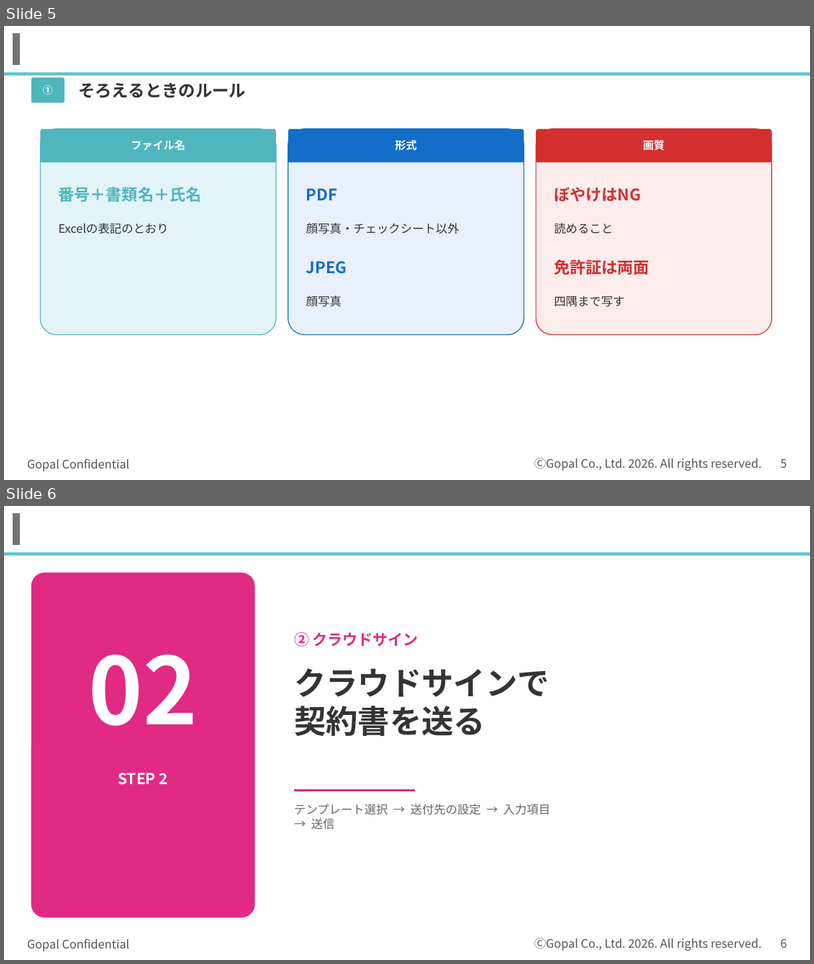
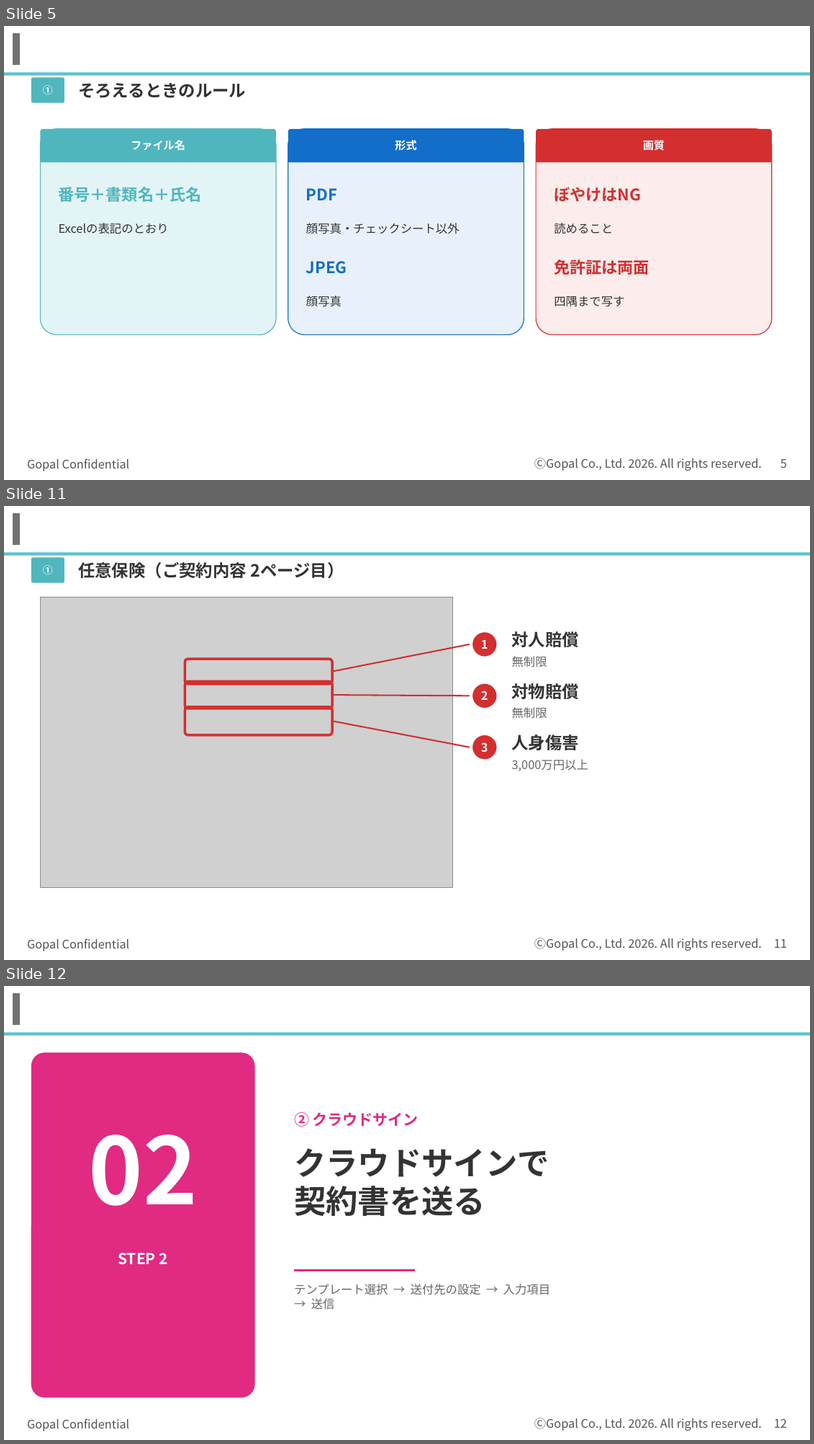
Before and after one commit to kagayugopal-eng/tamu, a slide deck: out/登録の流れ_書類準備まで.pptx. Shown one above the other, each under a label of ours: slides 5 and 6 before the commit, slides 5, 11 and 12 after it; the slides between them are not shown. The pictures are 814x964 and 814x1444 pixels, drawn with LibreOffice and Linux fonts; fonts in the diff are those of the drawing; grey boxes stand for pictures; background and template pictures are left out. Boxes give left, top, right and bottom in pixels: in the first picture for what was removed or moved away, otherwise in the second. Text is boxed around its words. In the diff, an @@ line names an element or a change of style, - is before the commit and + after.

```diff
--- a/out/登録の流れ_書類準備まで.pptx
+++ b/out/登録の流れ_書類準備まで.pptx
@@ slide 11 added at bbox=[4, 506, 810, 960], background #FFFFFF; not listed: 5 template elements that a slide beside it also shows @@
@@ rounded rectangle added at bbox=[31, 557, 64, 583], fill #4FB6BE @@
@@ text added at bbox=[43, 565, 53, 575], 12 pt, text #FFFFFF, bold @@
+①
@@ text added at bbox=[78, 562, 344, 578], 20 pt, text #333333, bold @@
+任意保険（ご契約内容 2ページ目）
@@ picture added at bbox=[40, 597, 453, 887] @@
@@ ellipse added at bbox=[472, 632, 498, 657], fill #D32F2F, outline #FFFFFF 1.5 pt, 14 pt, text #FFFFFF, bold @@
+1
@@ text added at bbox=[512, 631, 579, 647], 20 pt, text #333333, bold @@
+対人賠償
@@ line added from (332, 671) to (470, 644), #D32F2F 1.75 pt @@
@@ text added at bbox=[512, 656, 548, 667], 14 pt, text #666666 @@
+無制限
@@ rounded rectangle added at bbox=[185, 659, 332, 684], outline #D32F2F 3 pt @@
@@ rounded rectangle added at bbox=[185, 682, 332, 708], outline #D32F2F 3 pt @@
@@ line added from (332, 695) to (470, 696), #D32F2F 1.75 pt @@
@@ ellipse added at bbox=[472, 683, 498, 708], fill #D32F2F, outline #FFFFFF 1.5 pt, 14 pt, text #FFFFFF, bold @@
+2
@@ text added at bbox=[512, 683, 579, 699], 20 pt, text #333333, bold @@
+対物賠償
@@ rounded rectangle added at bbox=[185, 707, 332, 735], outline #D32F2F 3 pt @@
@@ line added from (332, 721) to (470, 747), #D32F2F 1.75 pt @@
@@ text added at bbox=[512, 707, 548, 718], 14 pt, text #666666 @@
+無制限
@@ ellipse added at bbox=[472, 735, 498, 760], fill #D32F2F, outline #FFFFFF 1.5 pt, 14 pt, text #FFFFFF, bold @@
+3
@@ text added at bbox=[512, 734, 579, 750], 20 pt, text #333333, bold @@
+人身傷害
@@ text added at bbox=[512, 759, 589, 771], 14 pt, text #666666 @@
+3,000万円以上
@@ what was slide 6 is now slide 12 @@
@@ page number at bbox=[774, 1419, 787, 1427]: text changed @@
-6
+12
```
Also in this commit, not shown: 5 other slides added.
